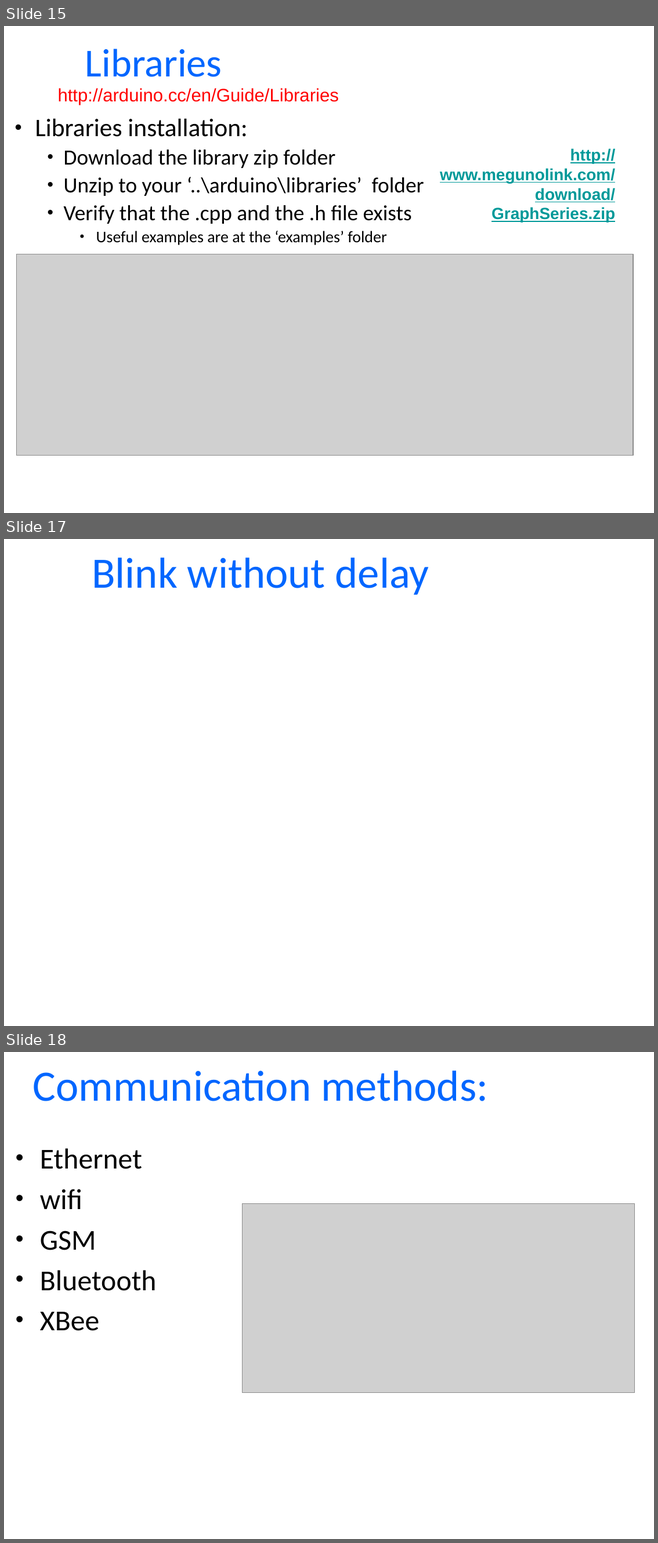
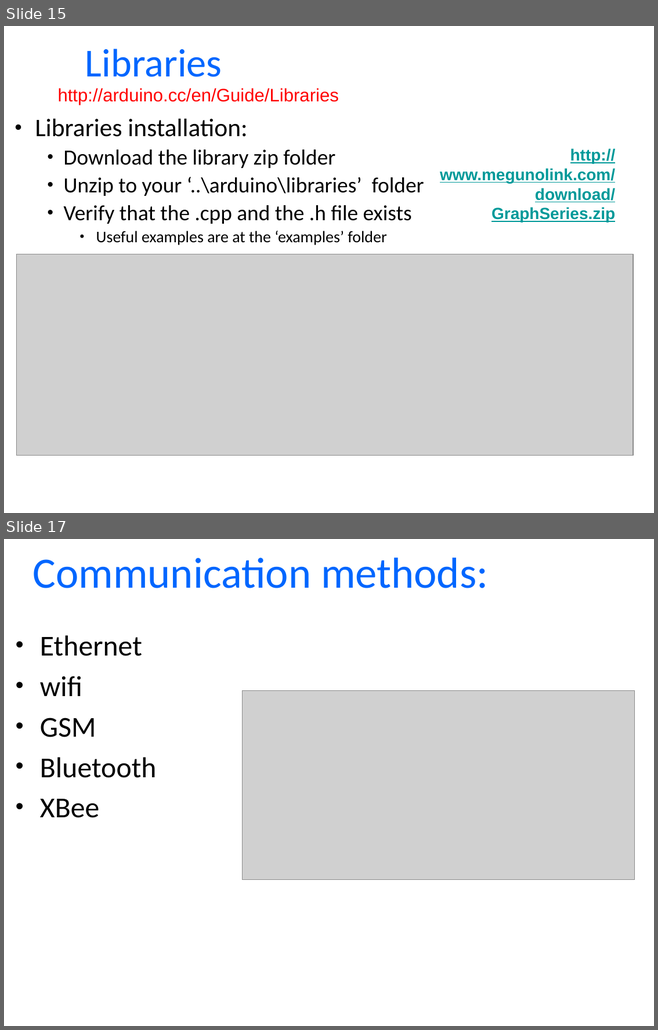
Before and after one commit to BraunAvi/Arduino-Workshop-ICL-2017, a slide deck: Presentations/3. Next Step with Arduino.pptx. Shown one above the other, each under a label of ours: slides 15, 17 and 18 before the commit, slides 15 and 17 after it; the slides between them are not shown. The pictures are 658x1543 and 658x1030 pixels, drawn with LibreOffice and Linux fonts; fonts in the diff are those of the drawing; grey boxes stand for pictures; background and template pictures are left out. Boxes give left, top, right and bottom in pixels: in the first picture for what was removed or moved away, otherwise in the second. Text is boxed around its words. In the diff, an @@ line names an element or a change of style, - is before the commit and + after.

```diff
--- a/Presentations/3. Next Step with Arduino.pptx
+++ b/Presentations/3. Next Step with Arduino.pptx
@@ slide 17 removed at [4, 539, 654, 1026], background #FFFFFF @@
@@ title removed at [92, 558, 429, 595] @@
-Blink without delay
@@ what was slide 18 is now slide 17 @@
```
Also in this commit, not shown: 2 slides changed, 2 slides added, 2 other slides removed, 2 other files.
